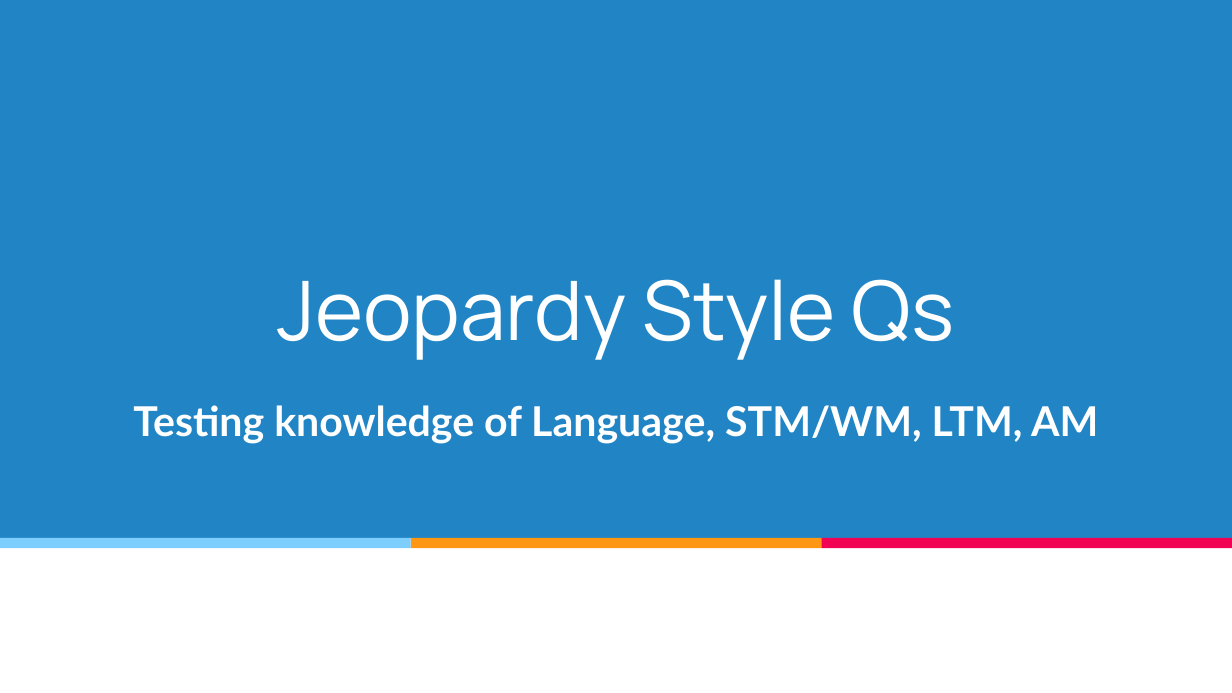
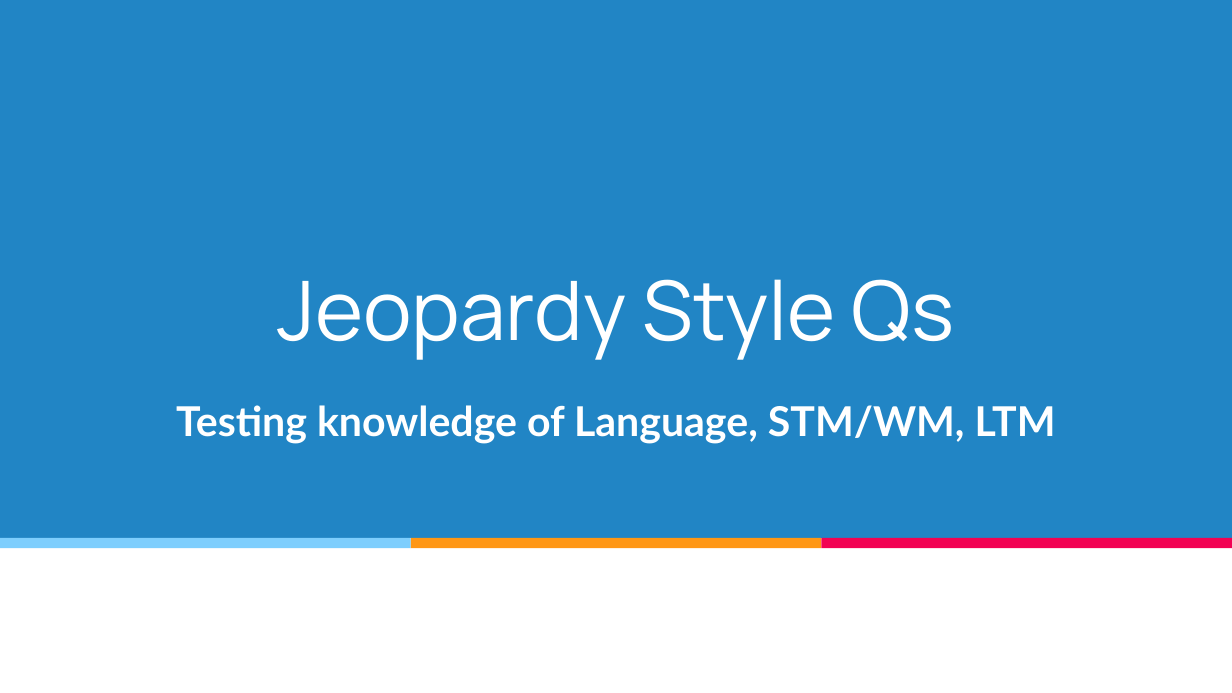
Before and after one commit to cogpsychduke2019/cogpsychduke2019.github.io, a slide deck: slide 37 of files/CogPsychDay15.pptx. Drawn at 1232x693 pixels with LibreOffice and Linux fonts; fonts in the diff are those of the drawing. Boxes give left, top, right and bottom in pixels: in the first picture for what was removed or moved away, otherwise in the second. Text is boxed around its words. In the diff, an @@ line names an element or a change of style, - is before the commit and + after.

```diff
--- a/files/CogPsychDay15.pptx
+++ b/files/CogPsychDay15.pptx
@@ subtitle at (176, 405, 1056, 443): text changed @@
-Testing knowledge of Language, STM/WM, LTM, AM
+Testing knowledge of Language, STM/WM, LTM
```
